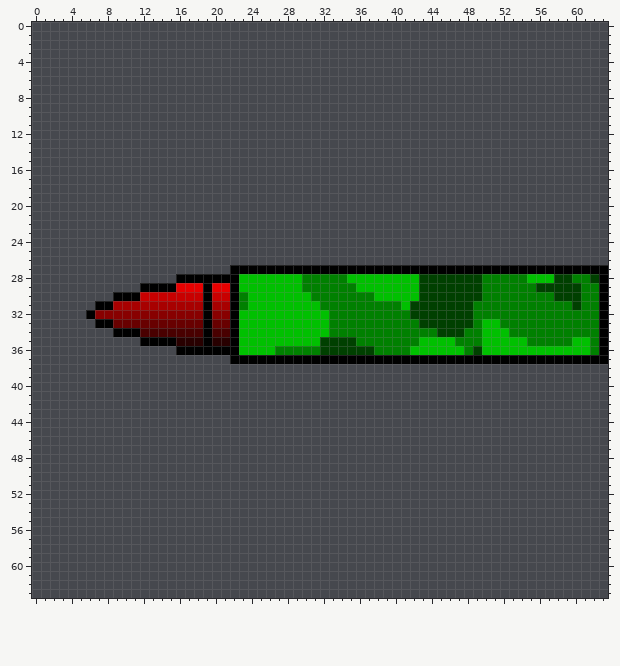
File history of a pixel-art sprite, src/assets/abm-launcher.png. That is the earlier state.
The file is 64x64 pixels. Colours within 5 levels of each other are drawn and written as one.
After the commit:
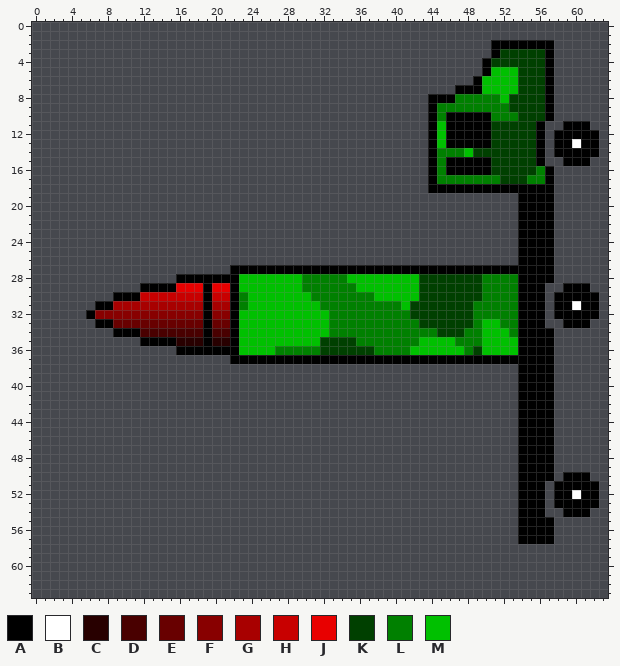
Palette (. is transparent): A #000000  B #ffffff  C #280000  D #490000  E #680000  F #880000  G #a80000  H #c80000  J #e80000  K #004000  L #008000  M #00c000
What changed:
Colour A is added in row 2 at x 51 to 57; in row 3 at x 51 and 57; in rows 4 to 5 at x 50 and 57; in row 6 at x 49 and 57; in row 7 at x 47 to 49 and 57; in row 8 at x 44 to 46 and 57.
Colour A is added in row 9 at x 44 and 57; in row 10 at x 44, 46 to 50 and 57; in row 11 at x 44, 46 to 50, 56 and 59 to 61; in row 12 at x 44, 46 to 50, 56 and 58 to 62; in row 13 at x 44, 46 to 50, 56, 58 to 59 and 61 to 62; in row 14 at x 44, 56 and 58 to 62.
Colour A is added in row 15 at x 44, 46 to 50, 56 and 59 to 61; in row 16 at x 44, 46 to 50 and 57; in row 17 at x 44 and 57; in row 18 at x 44 to 57; in rows 19 to 26 at x 54 to 57; in rows 38 to 49 at x 54 to 57.
Colour A is added in row 50 at x 54 to 57 and 59 to 61; in row 51 at x 54 to 56 and 58 to 62; in row 52 at x 54 to 56, 58 to 59 and 61 to 62; in row 53 at x 54 to 56 and 58 to 62; in row 54 at x 54 to 56 and 59 to 61; in rows 55 to 57 at x 54 to 57.
Colour A replaces colour K in row 29 at x 56 and 59 to 60; in row 30 at x 58 to 60.
Colour A replaces colour L in row 28 at x 54; in row 29 at x 54 to 55 and 61; in row 30 at x 54 to 56 and 61 to 62; in row 31 at x 54 to 56, 58 to 59 and 61 to 62; in row 32 at x 54 to 56 and 58 to 62; in row 33 at x 54 to 56 and 59 to 61.
Colour A replaces colour L in row 34 at x 54 to 57; in row 35 at x 55 to 57.
Colour A replaces colour M in row 28 at x 55 to 57; in row 35 at x 54; in row 36 at x 54 to 57.
Colour B is added in row 13 at x 60; in row 52 at x 60.
Colour B replaces colour K in row 31 at x 60.
Colour K is added in row 3 at x 52 to 56; in row 4 at x 51 to 56; in rows 5 to 7 at x 54 to 56; in rows 8 to 9 at x 53 to 56; in row 10 at x 54 to 56; in rows 11 to 13 at x 51 to 55.
Colour K is added in row 14 at x 49 to 55; in rows 15 to 16 at x 51 to 55; in row 17 at x 52 to 54.
Colour L is added in row 8 at x 47 to 51; in row 9 at x 45 to 52; in row 10 at x 45 and 51 to 53; in row 14 at x 45 to 47; in row 15 at x 45; in row 16 at x 45 and 56.
Colour L is added in row 17 at x 45 to 51 and 55 to 56.
Colour M is added in row 5 at x 51 to 53; in rows 6 to 7 at x 50 to 53; in row 8 at x 52; in rows 11 to 13 at x 45; in row 14 at x 48.
The author cleared colour A in row 27 at x 58 to 63; in rows 28 to 36 at x 63; in row 37 at x 58 to 63.
The author cleared colour K in row 28 at x 58 to 59 and 62; in row 29 at x 57 to 58.
The author cleared colour L in row 28 at x 60 to 61; in row 29 at x 62; in rows 30 to 32 at x 57; in row 33 at x 57 to 58 and 62; in row 34 at x 58 to 62; in row 35 at x 58 to 59 and 62.
The author cleared colour L in row 36 at x 62.
The author cleared colour M in row 35 at x 60 to 61; in row 36 at x 58 to 61.
